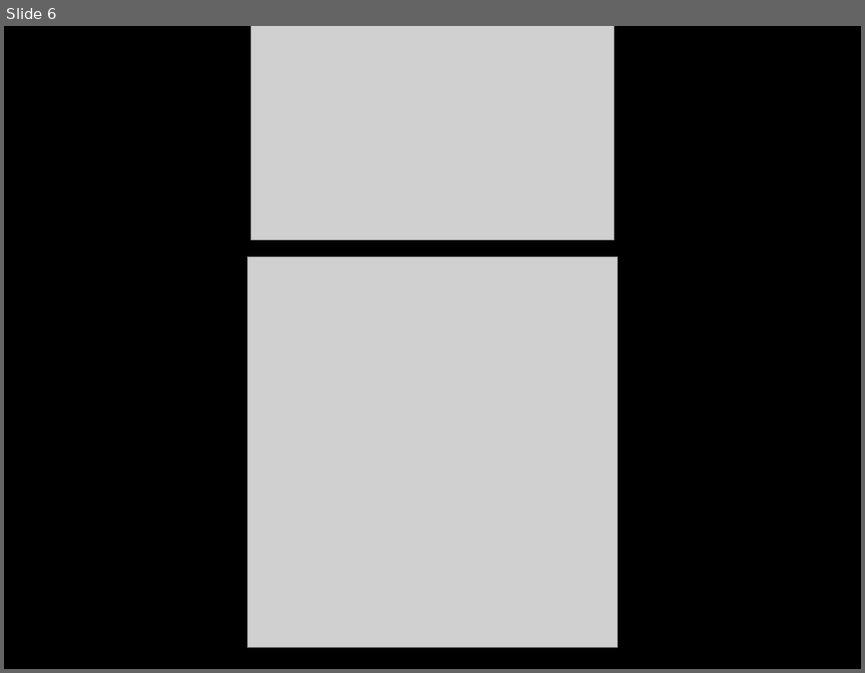
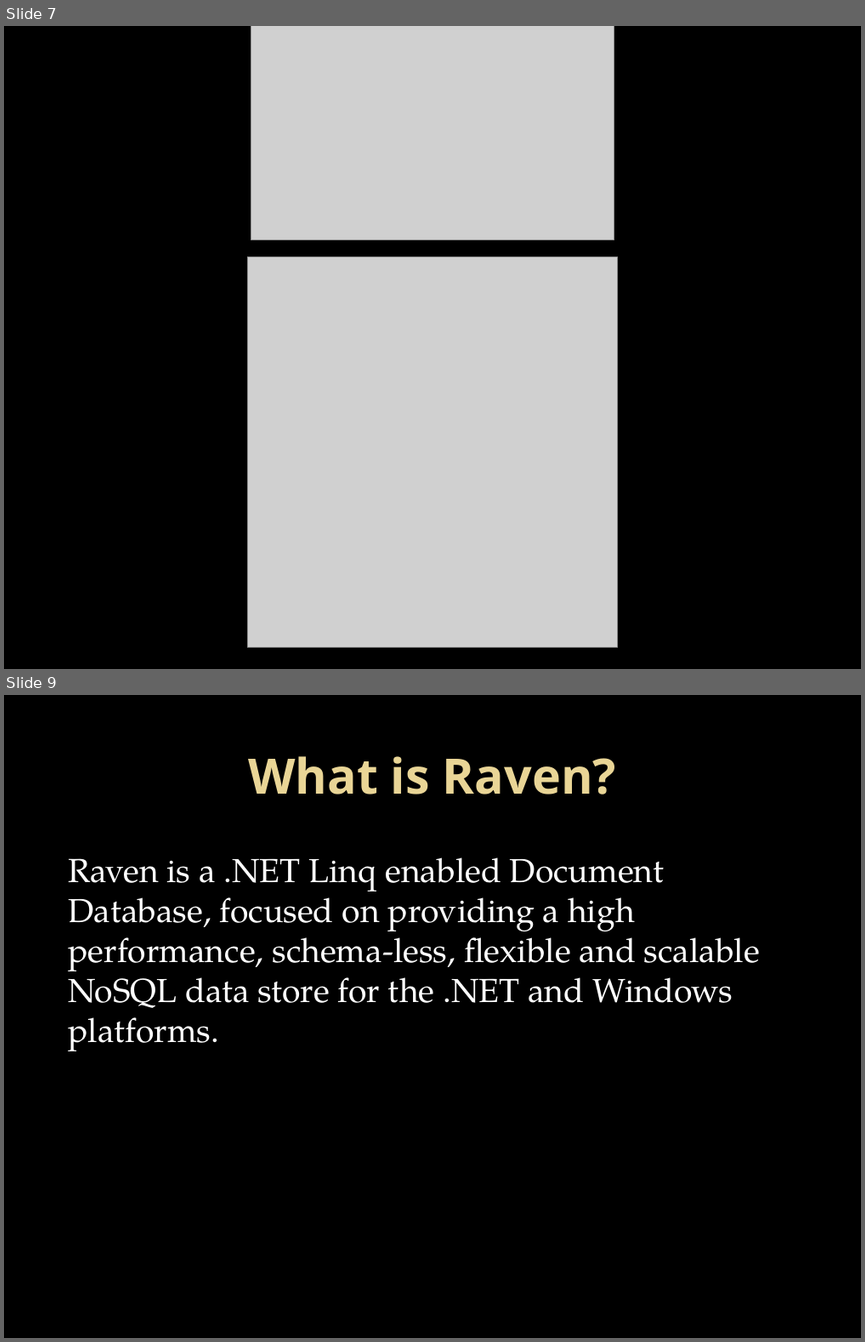
Before and after one commit to justinsoliz/ravendb_nancyfx_presentation, a slide deck: raven_nancy_slides.pptx. Shown one above the other, each under a label of ours: slide 6 before the commit, slides 7 and 9 after it; the slides between them are not shown. The pictures are 865x673 and 865x1342 pixels, drawn with LibreOffice and Linux fonts; fonts in the diff are those of the drawing; grey boxes stand for pictures; background and template pictures are left out. Boxes give left, top, right and bottom in pixels: in the first picture for what was removed or moved away, otherwise in the second. Text is boxed around its words. In the diff, an @@ line names an element or a change of style, - is before the commit and + after.

```diff
--- a/raven_nancy_slides.pptx
+++ b/raven_nancy_slides.pptx
@@ slide 9 added at (4, 695, 861, 1338), background picture (left out) @@
@@ title added at (248, 756, 616, 794), 41 pt, text gradient #EAD696 to #E7D081, bold @@
+What is Raven?
@@ text added at (68, 857, 760, 1051), 28 pt, text #FFFFFF @@
+Raven is a .NET Linq enabled Document Database, focused on providing a high performance, schema-less, flexible and scalable NoSQL data store for the .NET and Windows platforms.
@@ what was slide 6 is now slide 7 @@
```
Also in this commit, not shown: 1 slide changed, 10 other slides added.
